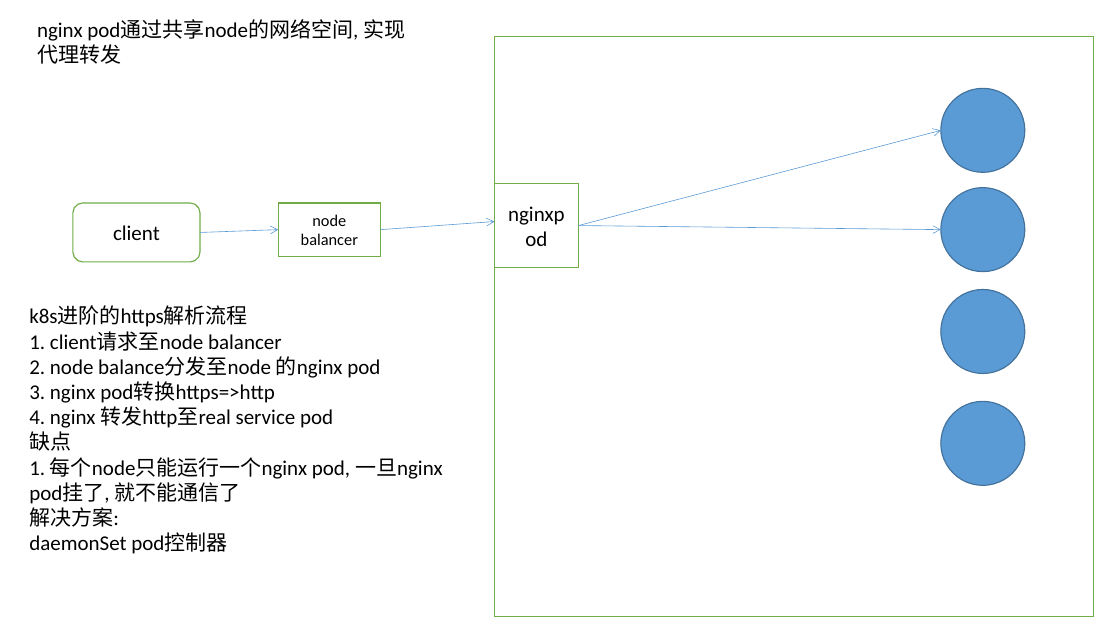
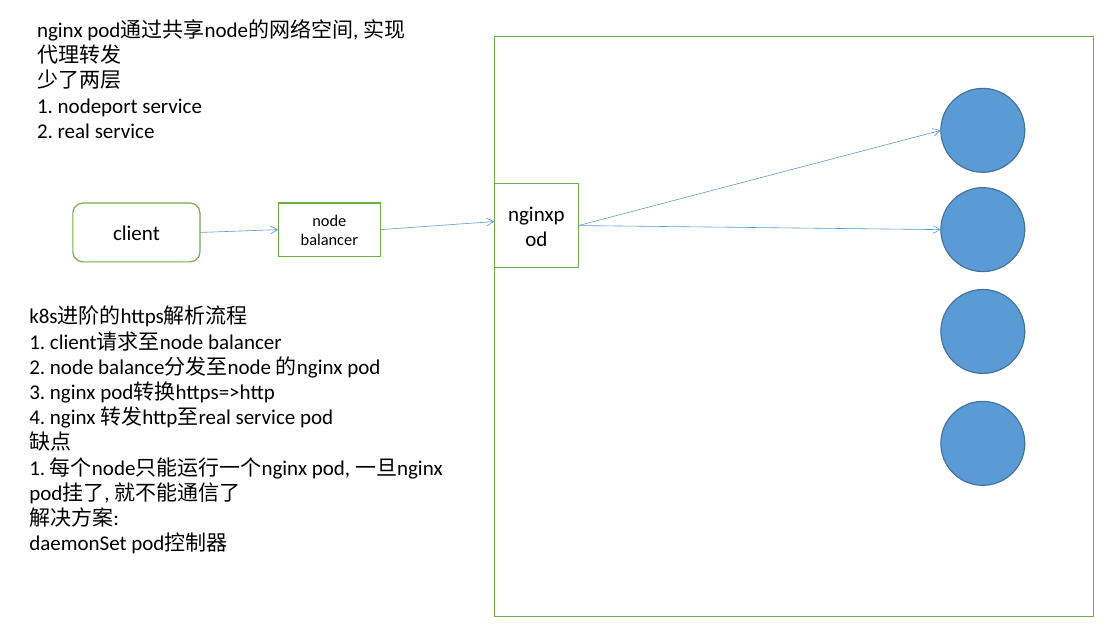
Before and after one commit to johnnylei/reource, a slide deck: slide 94 of k8s/kubernetes.pptx (slide 88 before the commit). Drawn at 1120x630 pixels with LibreOffice and Linux fonts; fonts in the diff are those of the drawing. Boxes give left, top, right and bottom in pixels: in the first picture for what was removed or moved away, otherwise in the second. Text is boxed around its words. In the diff, an @@ line names an element or a change of style, - is before the commit and + after.

```diff
--- a/k8s/kubernetes.pptx
+++ b/k8s/kubernetes.pptx
@@ text at [37, 69, 202, 138]: paragraphs added @@
+少了两层
+1. nodeport service
+2. real service
```
Also in this commit, not shown: 8 other slides changed, 48 slides added.
